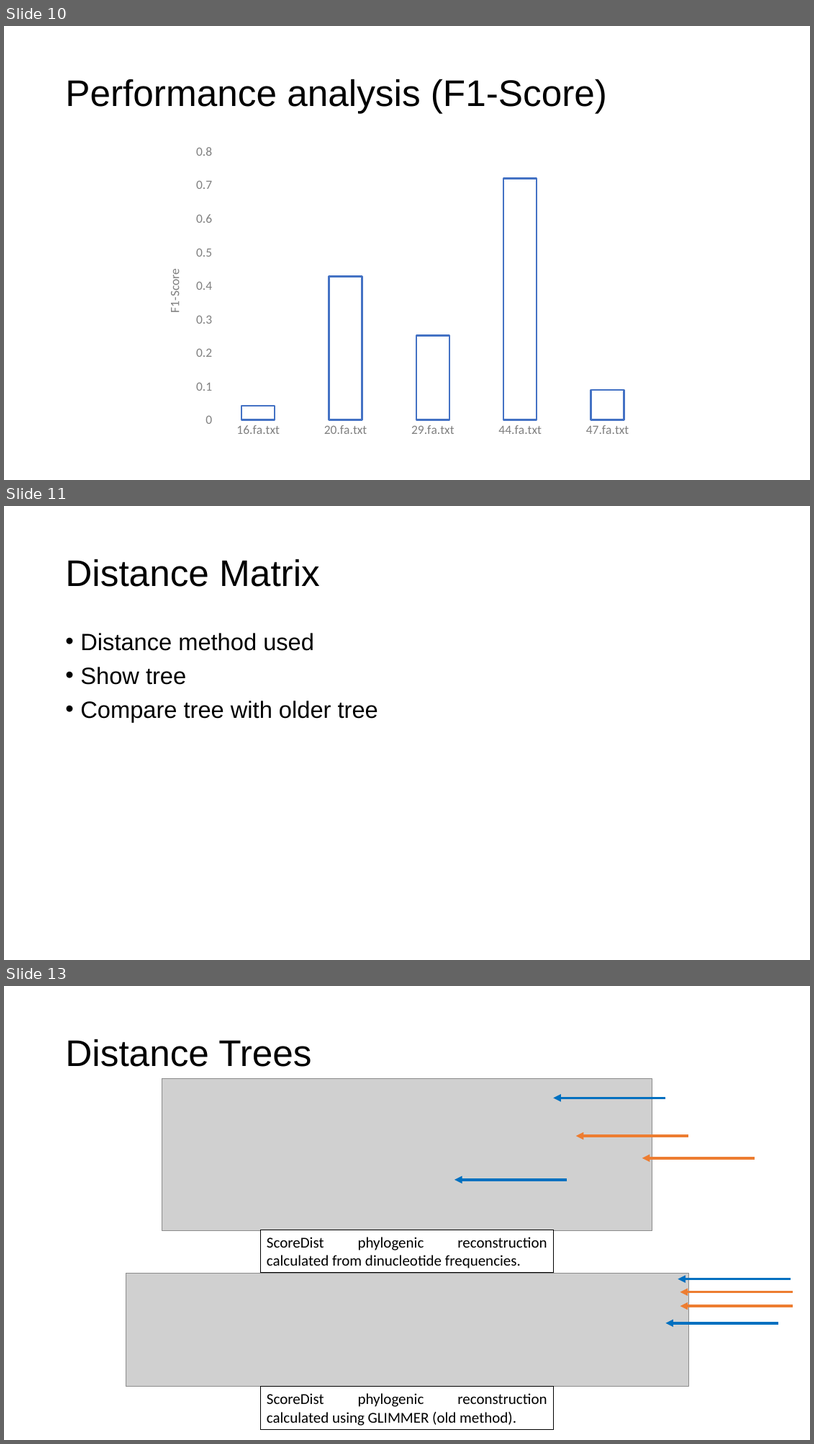
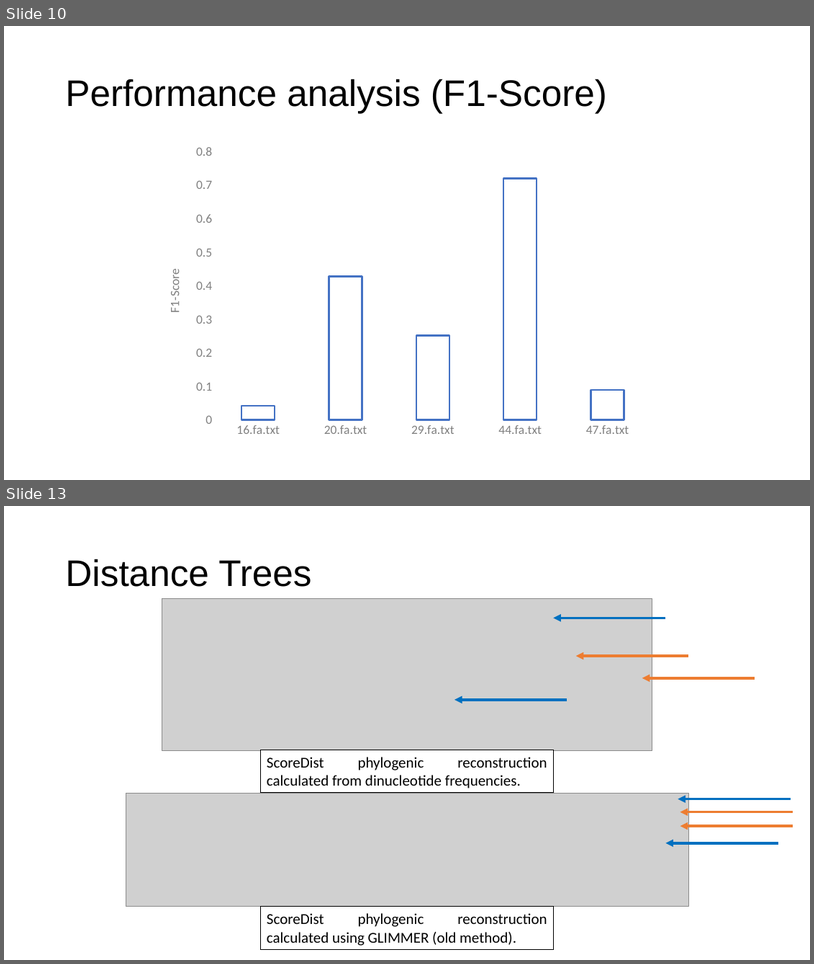
Before and after one commit to maxsenh/comgen, a slide deck: final_project/final_presentation.pptx. Shown one above the other, each under a label of ours: slides 10, 11 and 13 before the commit, slides 10 and 13 after it; the slides between them are not shown. The pictures are 814x1444 and 814x964 pixels, drawn with LibreOffice and Linux fonts; fonts in the diff are those of the drawing; grey boxes stand for pictures. Boxes give left, top, right and bottom in pixels: in the first picture for what was removed or moved away, otherwise in the second. Text is boxed around its words. In the diff, an @@ line names an element or a change of style, - is before the commit and + after.

```diff
--- a/final_project/final_presentation.pptx
+++ b/final_project/final_presentation.pptx
@@ slide 11 removed at (4,506,810,960), background #FFFFFF @@
@@ title removed at (65,559,320,587) @@
-Distance Matrix
@@ text removed at (80,633,378,721) @@
-• Distance method used
-• Show tree
-• Compare tree with older tree
```
Also in this commit, not shown: 2 slides added, 2 other slides removed, 2 other files.
